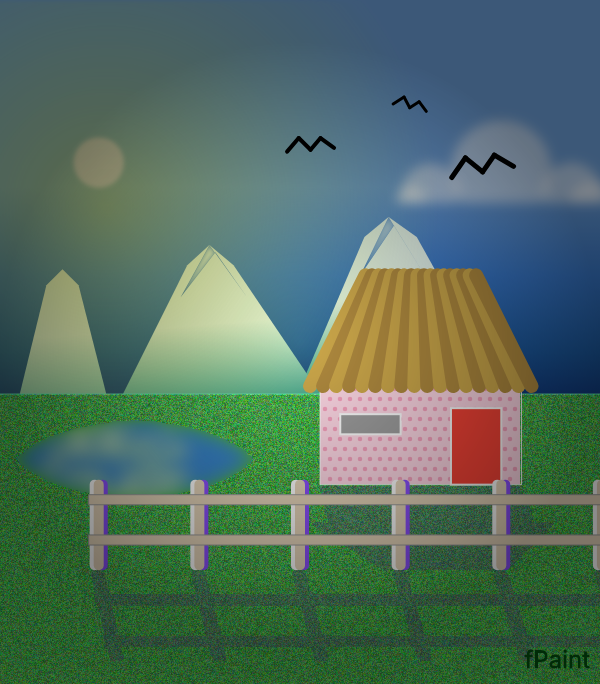
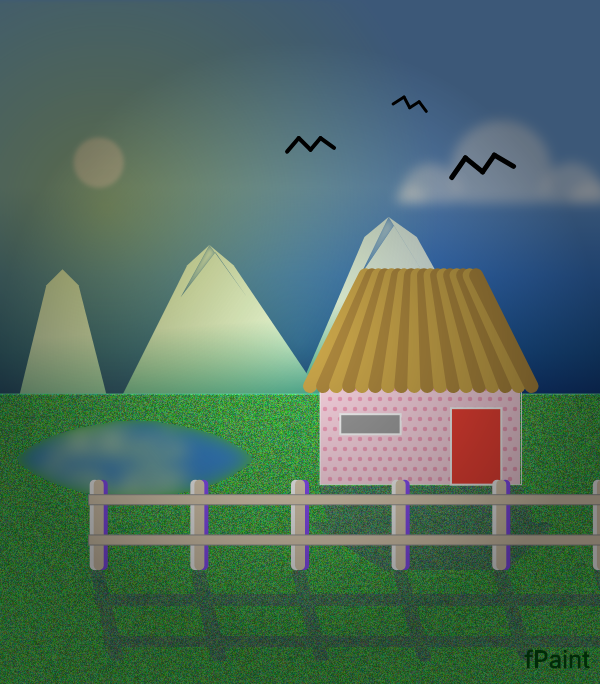
Comparing the layer stacks of the two (600, 684) images. Changes:
painted on "Land" over [0,394,600,684]
